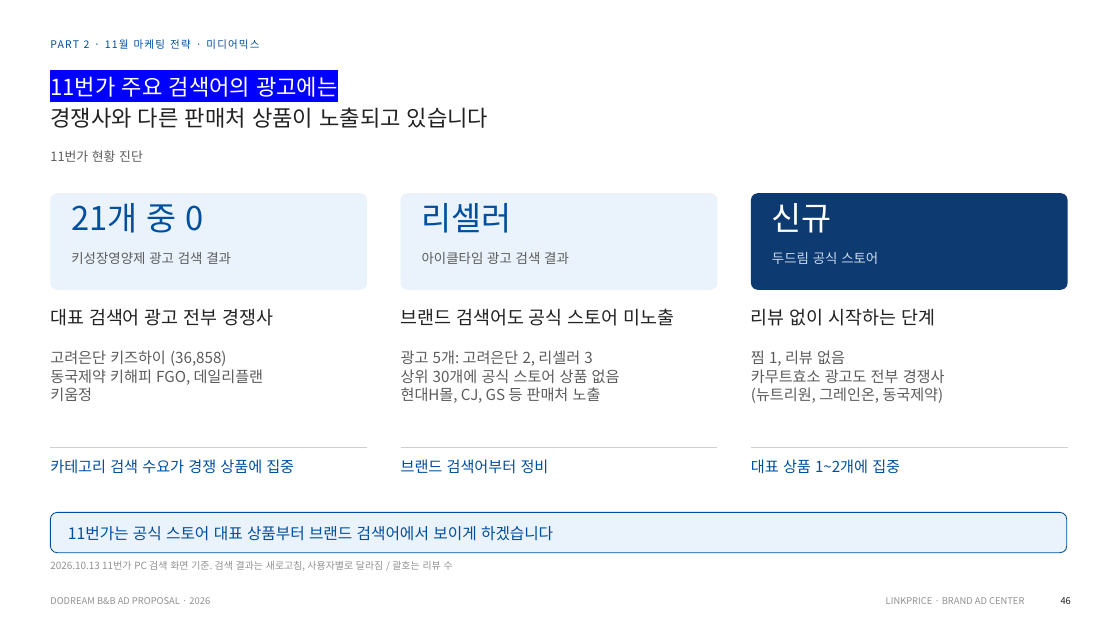
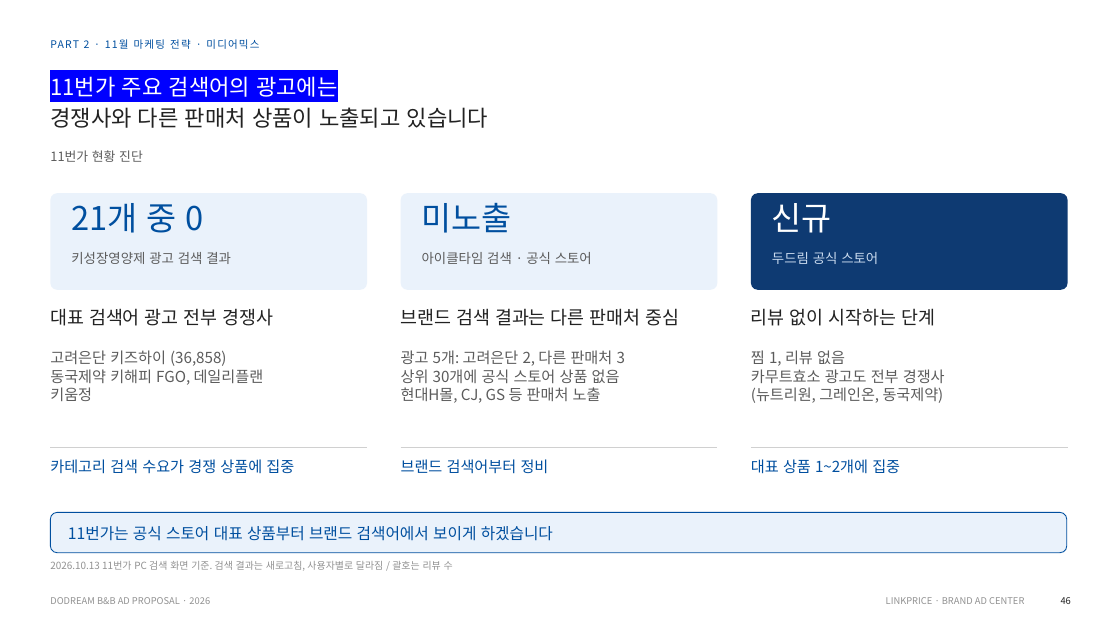
Before and after one commit to sonnet24/mypage, a slide deck: slide 12 of 쿠팡_오픈마켓_11월_261013_취합본.pptx. Drawn at 1120x630 pixels with LibreOffice and Linux fonts; fonts in the diff are those of the drawing. Boxes give left, top, right and bottom in pixels: in the first picture for what was removed or moved away, otherwise in the second. Text is boxed around its words. In the diff, an @@ line names an element or a change of style, - is before the commit and + after.

```diff
--- a/쿠팡_오픈마켓_11월_261013_취합본.pptx
+++ b/쿠팡_오픈마켓_11월_261013_취합본.pptx
@@ text at (422,202,512,233): text changed @@
-리셀러
+미노출
@@ text at (422,252,592,264): text changed @@
-아이클타임 광고 검색 결과
+아이클타임 검색 · 공식 스토어
@@ text at (401,308,680,326): text changed @@
-브랜드 검색어도 공식 스토어 미노출
+브랜드 검색 결과는 다른 판매처 중심
@@ text at (401,350,625,366): text changed @@
-광고 5개: 고려은단 2, 리셀러 3
+광고 5개: 고려은단 2, 다른 판매처 3
```
